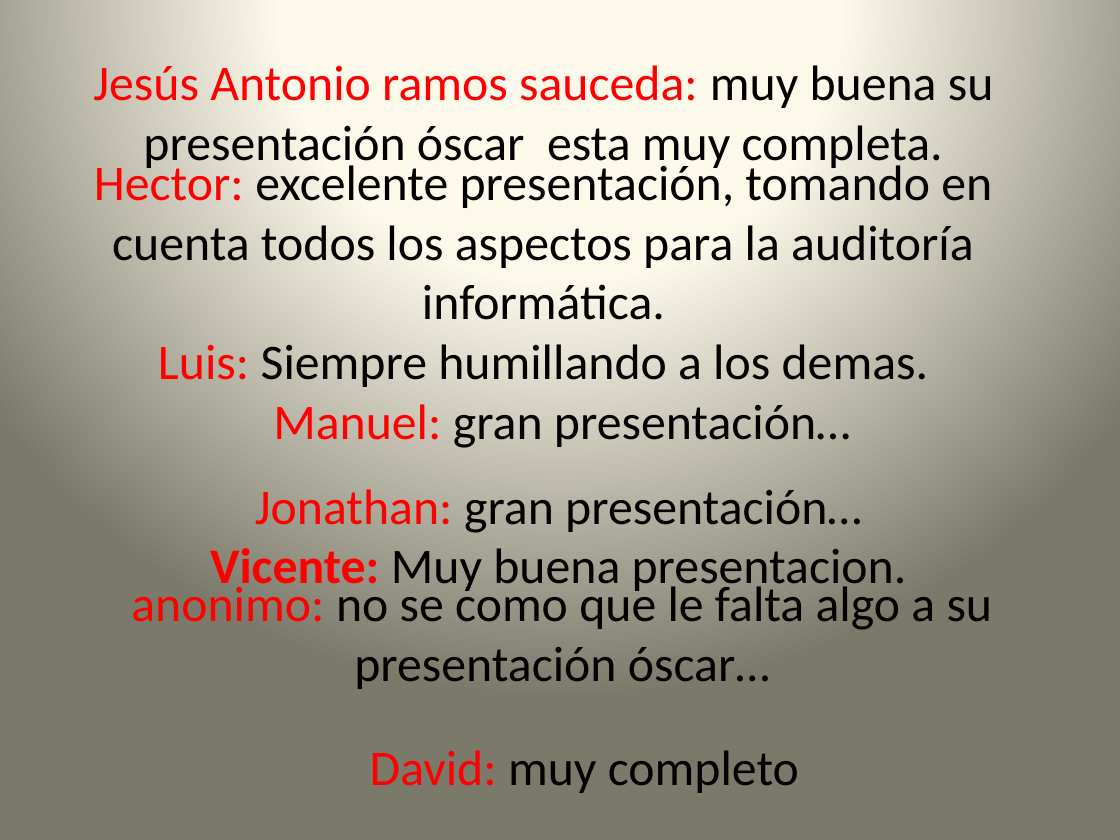
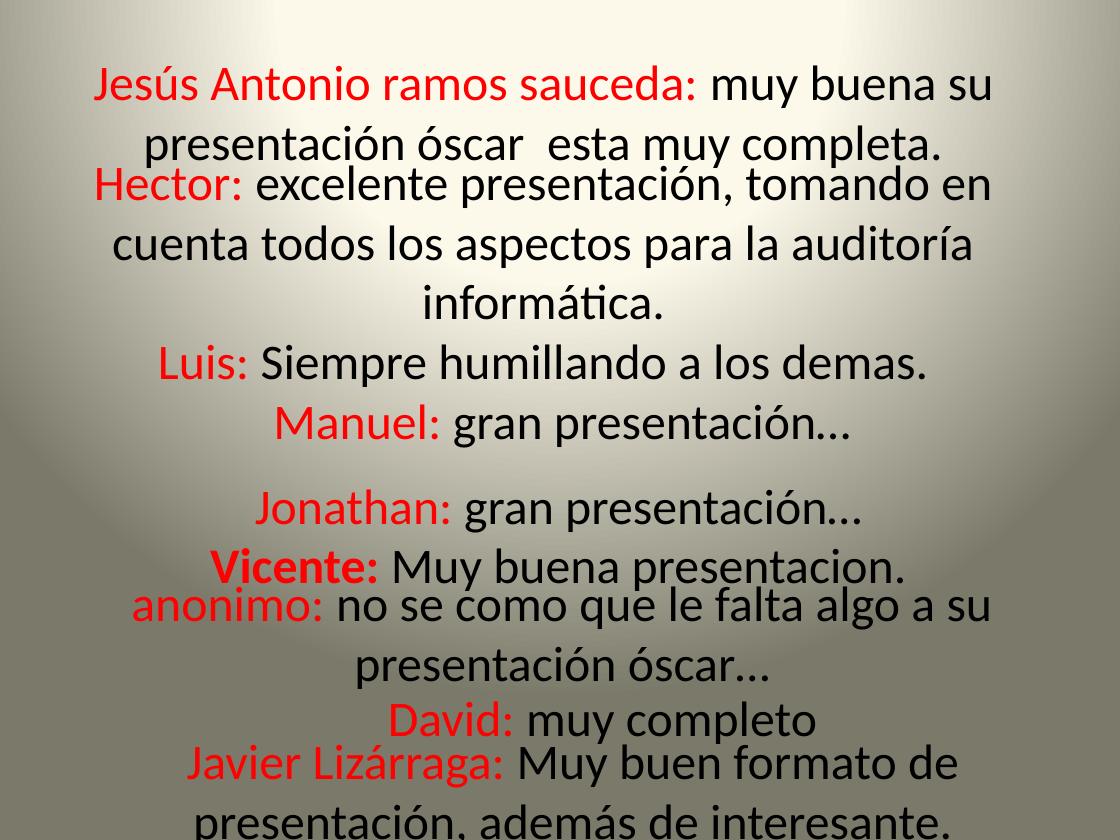
Before and after one commit to lc850/auditoria, a slide deck: slide 11 of OSCAR.pptx. Drawn at 1120x840 pixels with LibreOffice and Linux fonts; fonts in the diff are those of the drawing. Boxes give left, top, right and bottom in pixels: in the first picture for what was removed or moved away, otherwise in the second. Text is boxed around its words. In the diff, an @@ line names an element or a change of style, - is before the commit and + after.

Commit message:
Comentarios en archivo OSCAR

```diff
--- a/OSCAR.pptx
+++ b/OSCAR.pptx
@@ text "David: muy completo" rewrapped from bbox=[370, 750, 799, 793] to bbox=[388, 701, 817, 748] @@
@@ text added at bbox=[187, 738, 959, 840], 32 pt, text #000000 @@
+Javier Lizárraga: Muy buen formato de presentación, además de interesante.
```
